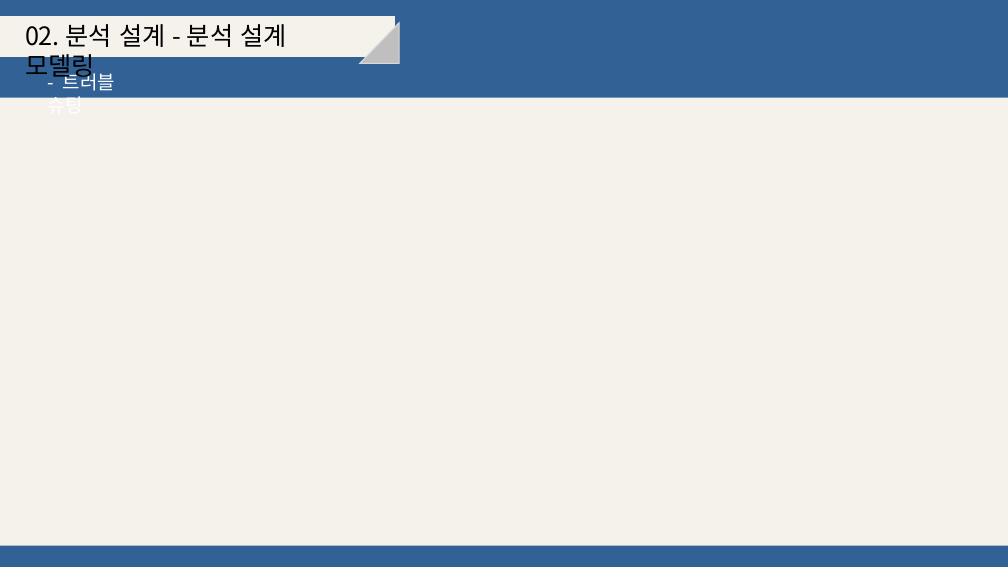
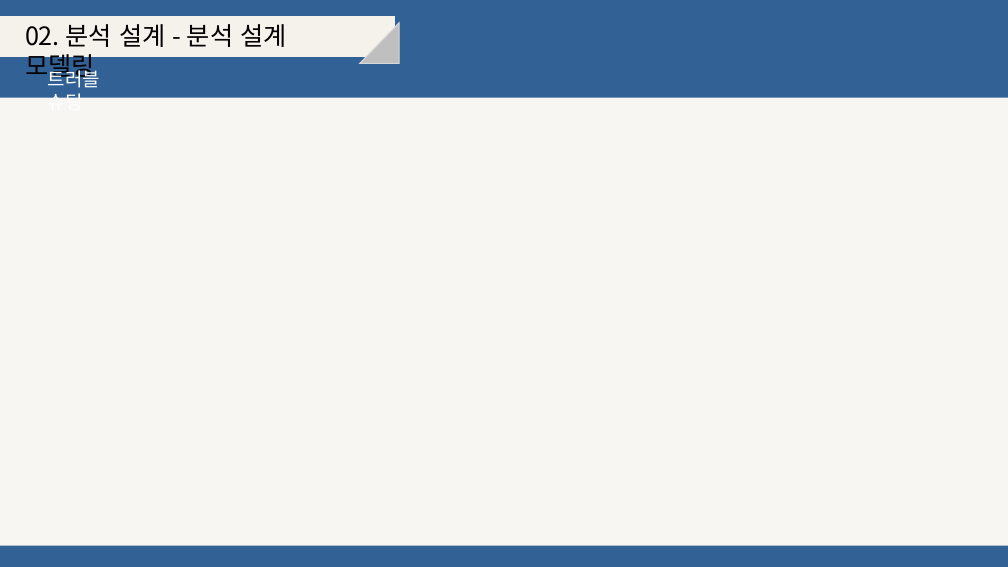
Before and after one commit to djyoon956/OWL_Refactoring, a slide deck: slide 19 of 4조/발표영상 및 PPT/OWL.pptx (slide 20 before the commit). Drawn at 1008x567 pixels with LibreOffice and Linux fonts; fonts in the diff are those of the drawing. Boxes give left, top, right and bottom in pixels: in the first picture for what was removed or moved away, otherwise in the second. Text is boxed around its words. In the diff, an @@ line names an element or a change of style, - is before the commit and + after.

```diff
--- a/4조/발표영상 및 PPT/OWL.pptx
+++ b/4조/발표영상 및 PPT/OWL.pptx
@@ text at bbox=[48, 67, 100, 98]: text changed @@
-- 트러블 슈팅
+트러블 슈팅
@@ rectangle at bbox=[0, 98, 1008, 546]: fill #F5F1EB to #F8F6F2 @@
```
Also in this commit, not shown: 16 other slides changed, 4 slides added, 2 slides removed, 2 other files.
